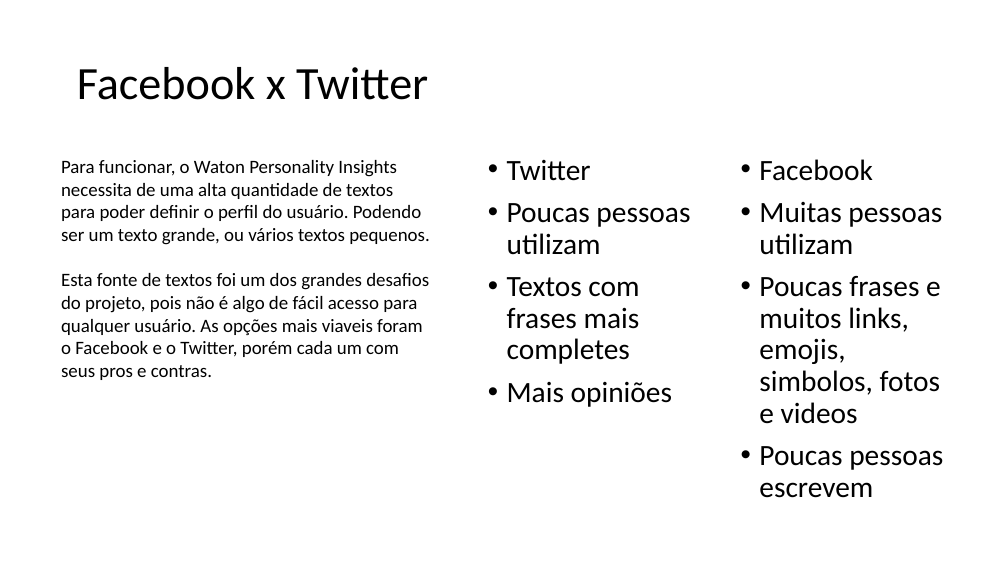
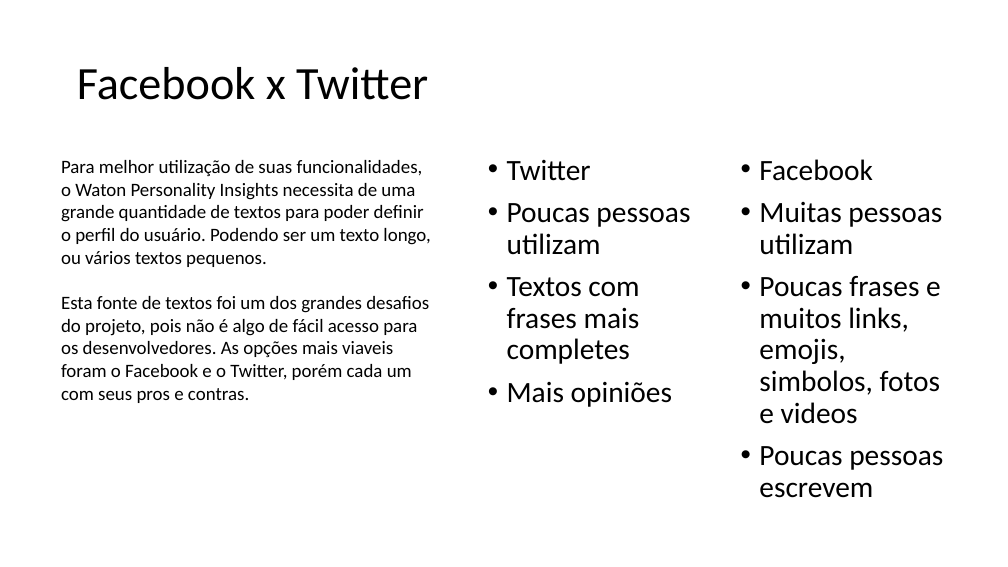
Before and after one commit to lucashardman/Projeto_Final, a slide deck: slide 5 of Documentação/Apresentacao.pptx. Drawn at 1008x567 pixels with LibreOffice and Linux fonts; fonts in the diff are those of the drawing. Boxes give left, top, right and bottom in pixels: in the first picture for what was removed or moved away, otherwise in the second. Text is boxed around its words. In the diff, an @@ line names an element or a change of style, - is before the commit and + after.

```diff
--- a/Documentação/Apresentacao.pptx
+++ b/Documentação/Apresentacao.pptx
@@ text at [61,160,430,403]: text changed @@
-Para funcionar, o Waton Personality Insights necessita de uma alta quantidade de textos para poder definir o perfil do usuário. Podendo ser um texto grande, ou vários textos pequenos.
-Esta fonte de textos foi um dos grandes desafios do projeto, pois não é algo de fácil acesso para qualquer usuário. As opções mais viaveis foram o Facebook e o Twitter, porém cada um com seus pros e contras.
+Para melhor utilização de suas funcionalidades, o Waton Personality Insights necessita de uma grande quantidade de textos para poder definir o perfil do usuário. Podendo ser um texto longo, ou vários textos pequenos.
+Esta fonte de textos foi um dos grandes desafios do projeto, pois não é algo de fácil acesso para os desenvolvedores. As opções mais viaveis foram o Facebook e o Twitter, porém cada um com seus pros e contras.
```
Also in this commit, not shown: 3 other slides changed, 35 other files.
